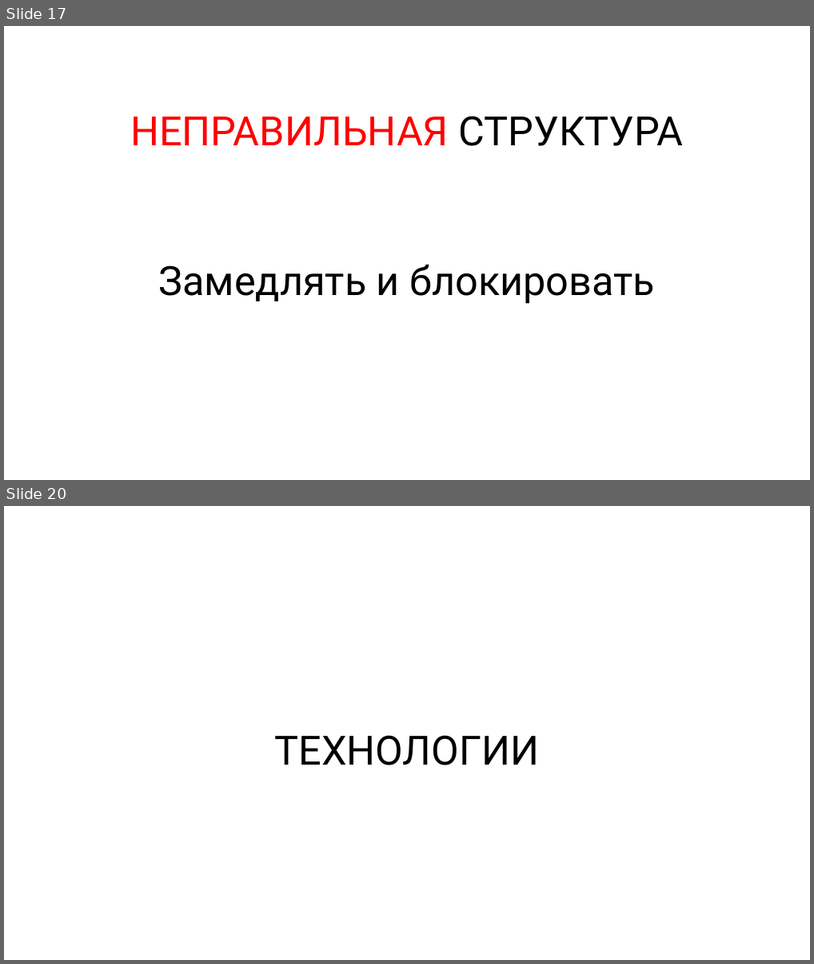
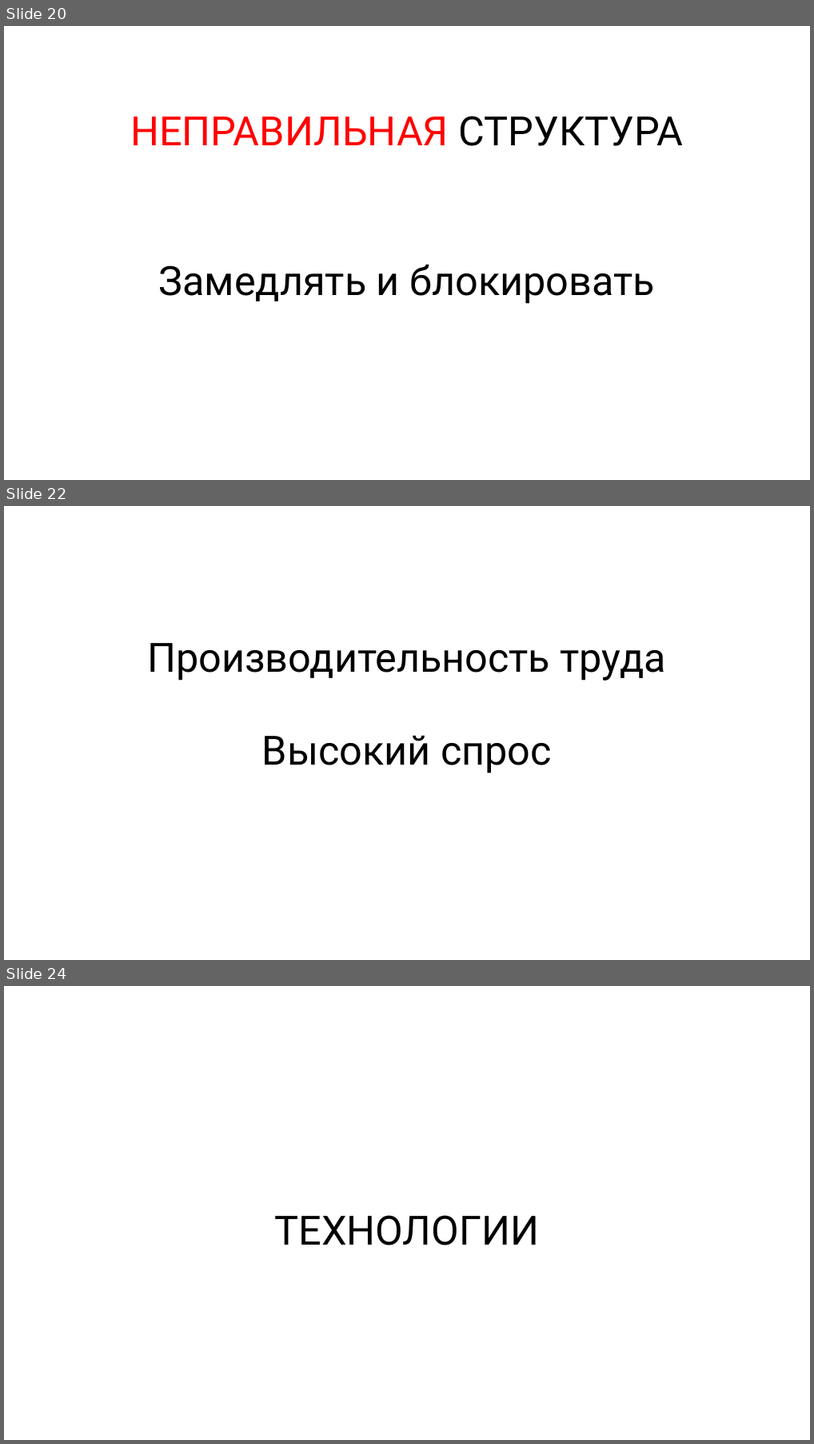
Before and after one commit to rkhaimov/brain-gym, a slide deck: Презентация.pptx. Shown one above the other, each under a label of ours: slides 17 and 20 before the commit, slides 20, 22 and 24 after it; the slides between them are not shown. The pictures are 814x964 and 814x1444 pixels, drawn with LibreOffice and Linux fonts; fonts in the diff are those of the drawing. Boxes give left, top, right and bottom in pixels: in the first picture for what was removed or moved away, otherwise in the second. Text is boxed around its words. In the diff, an @@ line names an element or a change of style, - is before the commit and + after.

```diff
--- a/Презентация.pptx
+++ b/Презентация.pptx
@@ slide 22 added at (4,506,810,960), background #FFFFFF @@
@@ text added at (147,643,666,680), 48 pt, text #000000 @@
+Производительность труда
@@ text added at (262,735,552,773), 48 pt, text #000000 @@
+Высокий спрос
@@ what was slide 17 is now slide 20 @@
@@ what was slide 20 is now slide 24 @@
```
Also in this commit, not shown: 2 slides changed, 16 other slides added, 2 slides removed.
